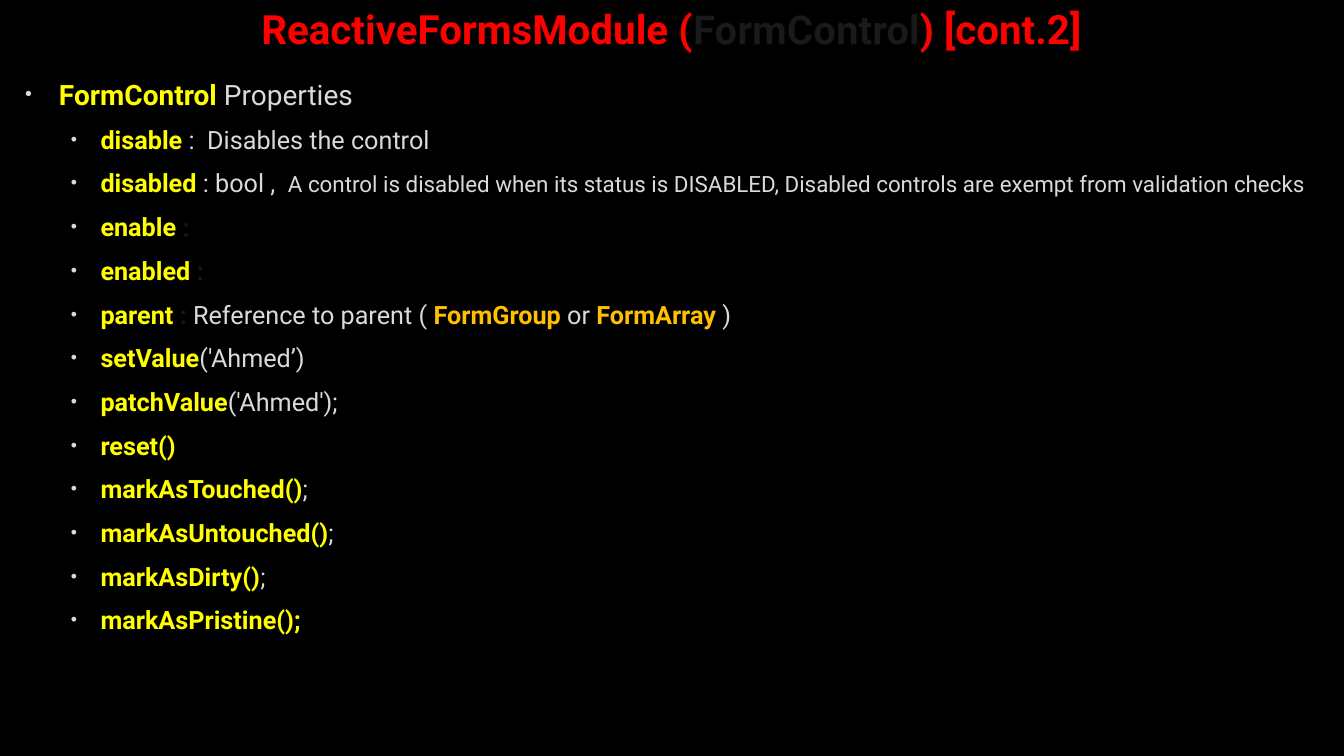
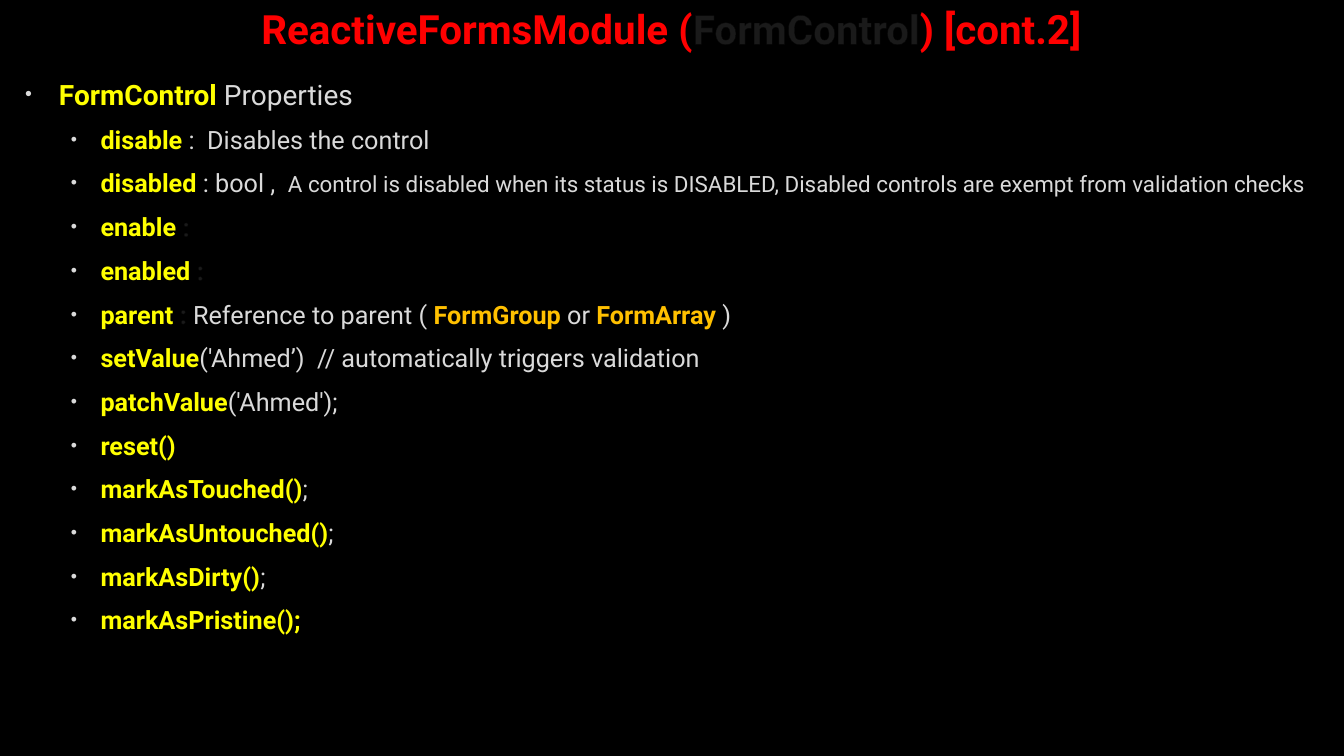
Before and after one commit to AhmedMohamedSamir1/Summary, a slide deck: slide 84 of Angular & type script/Angular.pptx (slide 60 before the commit). Drawn at 1344x756 pixels with LibreOffice and Linux fonts; fonts in the diff are those of the drawing; background and template pictures are left out. Boxes give left, top, right and bottom in pixels: in the first picture for what was removed or moved away, otherwise in the second. Text is boxed around its words. In the diff, an @@ line names an element or a change of style, - is before the commit and + after.

```diff
--- a/Angular & type script/Angular.pptx
+++ b/Angular & type script/Angular.pptx
@@ text at bbox=[101, 347, 700, 373]: text changed @@
-  • setValue('Ahmed’)
+  • setValue('Ahmed’) // automatically triggers validation
```
Also in this commit, not shown: 1 other slide changed, 25 slides added, 4 other files.
